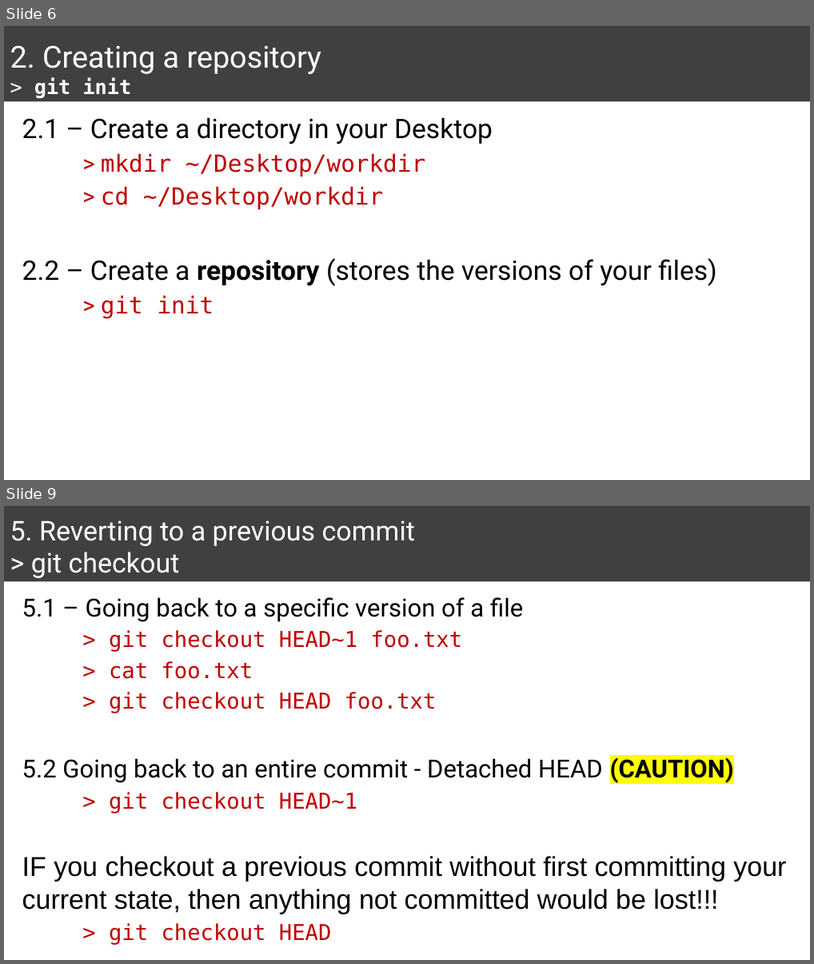
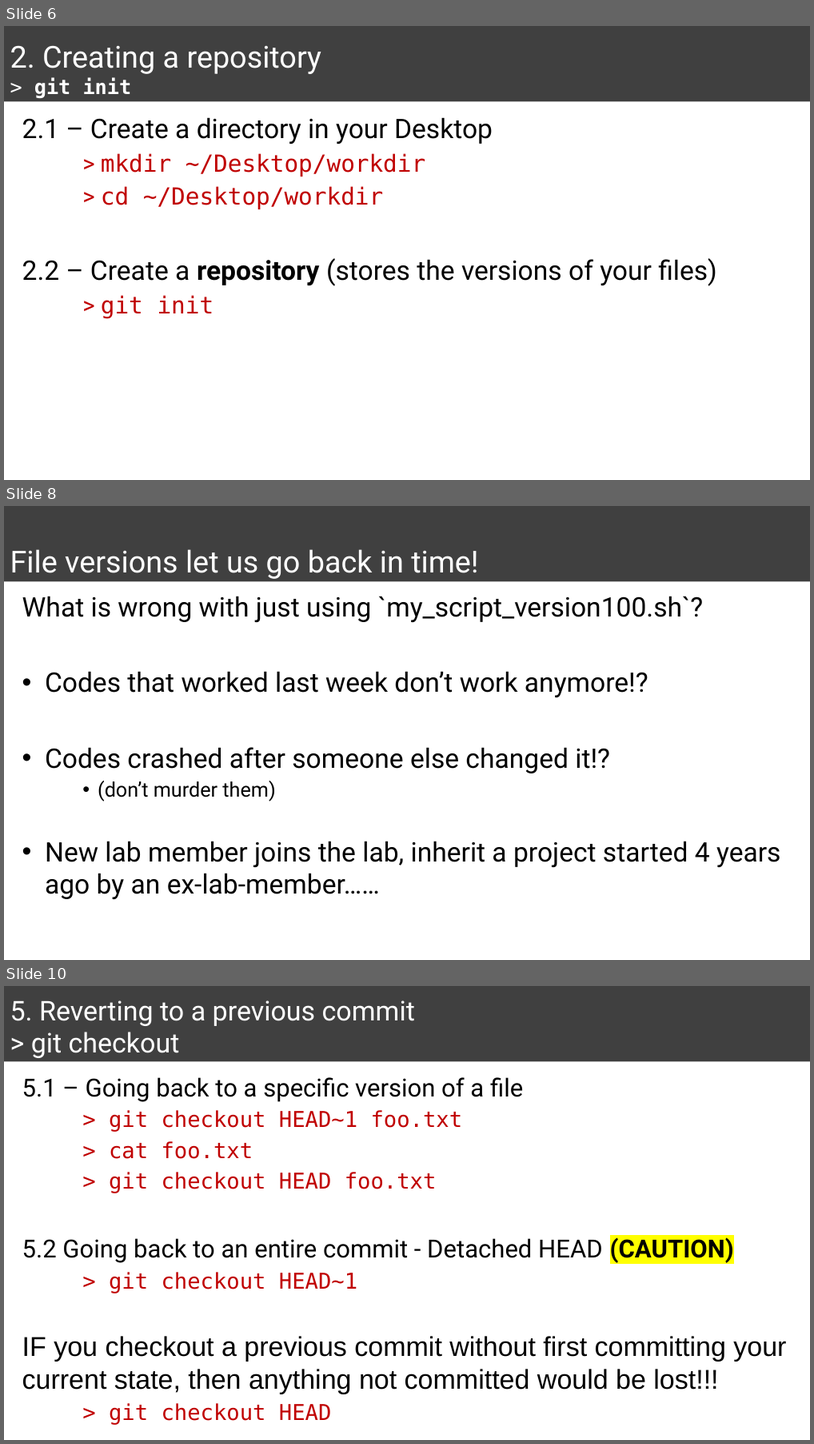
Before and after one commit to mychan24/git_github_workshop, a slide deck: Presentation1.pptx. Shown one above the other, each under a label of ours: slides 6 and 9 before the commit, slides 6, 8 and 10 after it; the slides between them are not shown. The pictures are 814x964 and 814x1444 pixels, drawn with LibreOffice and Linux fonts; fonts in the diff are those of the drawing. Boxes give left, top, right and bottom in pixels: in the first picture for what was removed or moved away, otherwise in the second. Text is boxed around its words. In the diff, an @@ line names an element or a change of style, - is before the commit and + after.

```diff
--- a/Presentation1.pptx
+++ b/Presentation1.pptx
@@ slide 8 added at bbox=[4, 506, 810, 960], background #FFFFFF @@
@@ title added at bbox=[4, 506, 810, 582], fill #404040, 36 pt, text #FFFFFF @@
+File versions let us go back in time!
@@ text added at bbox=[22, 596, 782, 899], 32 pt, text #000000 @@
+What is wrong with just using `my_script_version100.sh`?
+• Codes that worked last week don’t work anymore!?
+• Codes crashed after someone else changed it!?
+    • (don’t murder them)
+• New lab member joins the lab, inherit a project started 4 years ago by an ex-lab-member……
@@ what was slide 9 is now slide 10 @@
```
Also in this commit, not shown: 4 slides changed, 3 other slides added, 1 other file.
